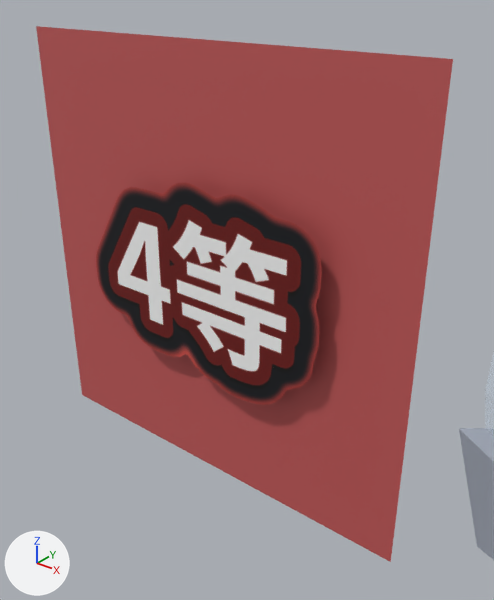
The glTF model public/presets/airlottery/airlottery_4tou_3d.glb as it was, and as the next commit left it.
One viewpoint serves both versions: a 50 mm camera at (0.00088, -0.78093, 0.12059) aimed at (0.00008, -0.77993, 0.11997). Arrows for +X, +Y and +Z are at lower left; the lights stay in place. The picture after the commit comes second. Where no turn or scale is listed for an object, it has been applied to the vertices. Vertices at exactly the same position are counted once.

The scene before the commit, as lines of its bpy script (objects in view):
```python
ob_air_base = bpy.data.objects.new('air_base', me_cylinder)
ob_air_base.location = (0.0, 0.0, -0.32)
ob_air_dome = bpy.data.objects.new('air_dome', me_sphere)
ob_air_dome.location = (0.0, 0.0, -0.3)
ob_badge_4等 = bpy.data.objects.new('badge_4等', me_plane_004)
ob_badge_4等.location = (0.0, -0.78, 0.12)
# me_plane_004
# before: 4 (-0.000475, 0.000035, -0.000475) at pixel (82, 394), 5 (0.000475, 0.000035, -0.000475) at pixel (390, 562), 6 (-0.000475, 0.000035, 0.000475) at pixel (36, 26), 7 (0.000475, 0.000035, 0.000475) at pixel (453, 58)
```
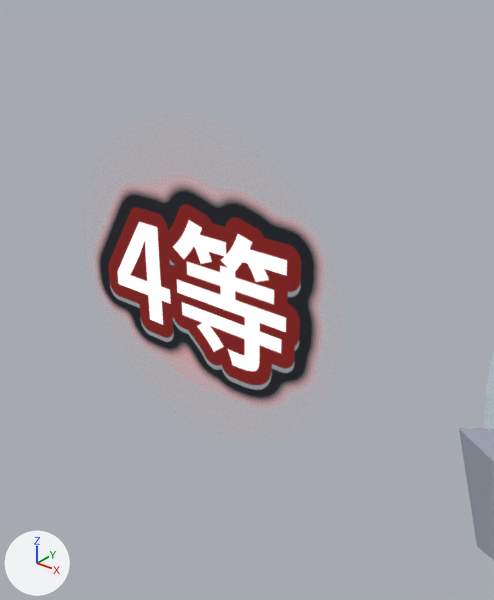
Pixel boxes (x1, y1, x2, y2) of what changed, in the pictures (494 x 600 px):
'badge_4等', surface changed, reshaped (lighter): before (36, 26, 453, 562); after (97, 185, 319, 402)
part 1 of me_plane_004, deleted (red): before (36, 26, 453, 562)

What changed in the scene script:
```text
Change mat_badge_4等_front:
    remove # nodes: BsdfPrincipled, Math x2, OutputMaterial, TexImage
    nodes: BsdfPrincipled, OutputMaterial, TexImage x2
Change me_plane_004:
    used by ob_badge_4等; location = (0.0, -0.78, 0.12)
    verts and faces of me_plane_004; kept vertices keep their numbers, new ones are numbered from 8
    remove me_plane_004.from_pydata(...)  # 8 vertices, 12 faces; spans x -0.000475..0.000475, y 0.0..0.000035, z -0.000475..0.000475
    add me_plane_004.from_pydata(...)  # 8 vertices, 10 faces; spans x -0.000475..0.000475, y 0.0..0.000035, z -0.000475..0.000475
    me_plane_004 part 1
    add delete_faces([(4, 6, 7), (4, 7, 5)])
    remove me_plane_004.materials.append(mat_badge_4等_rim)  # red #c45959
```
